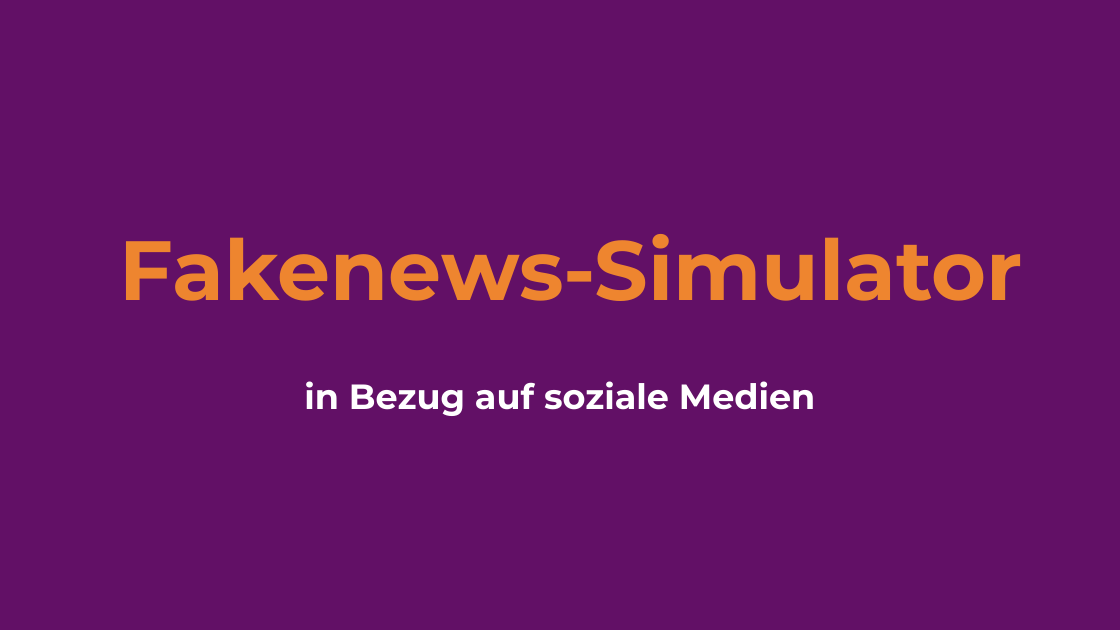
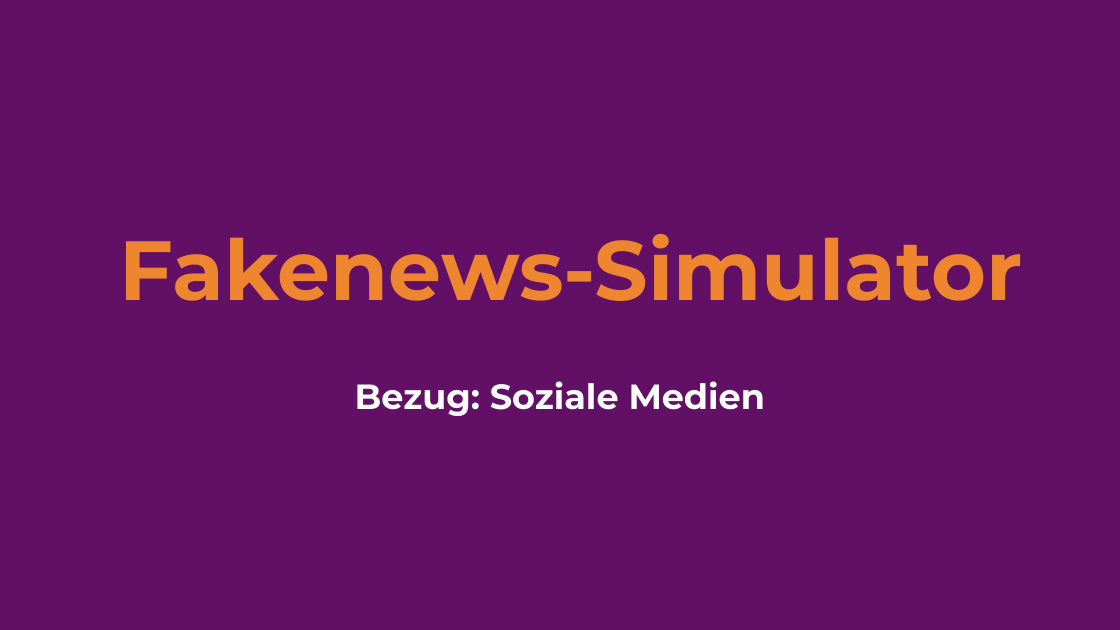
Before and after one commit to rossiesh/fake-news-simulator, a slide deck: slide 1 of iug_praesentation.pptx. Drawn at 1120x630 pixels with LibreOffice and Linux fonts; fonts in the diff are those of the drawing. Boxes give left, top, right and bottom in pixels: in the first picture for what was removed or moved away, otherwise in the second. Text is boxed around its words. In the diff, an @@ line names an element or a change of style, - is before the commit and + after.

Commit message:
update presentation

```diff
--- a/iug_praesentation.pptx
+++ b/iug_praesentation.pptx
@@ subtitle at (x1=355, y1=381, x2=765, y2=416): text changed @@
-in Bezug auf soziale Medien
+Bezug: Soziale Medien
```
Also in this commit, not shown: 1 slide added, 1 slide removed.
